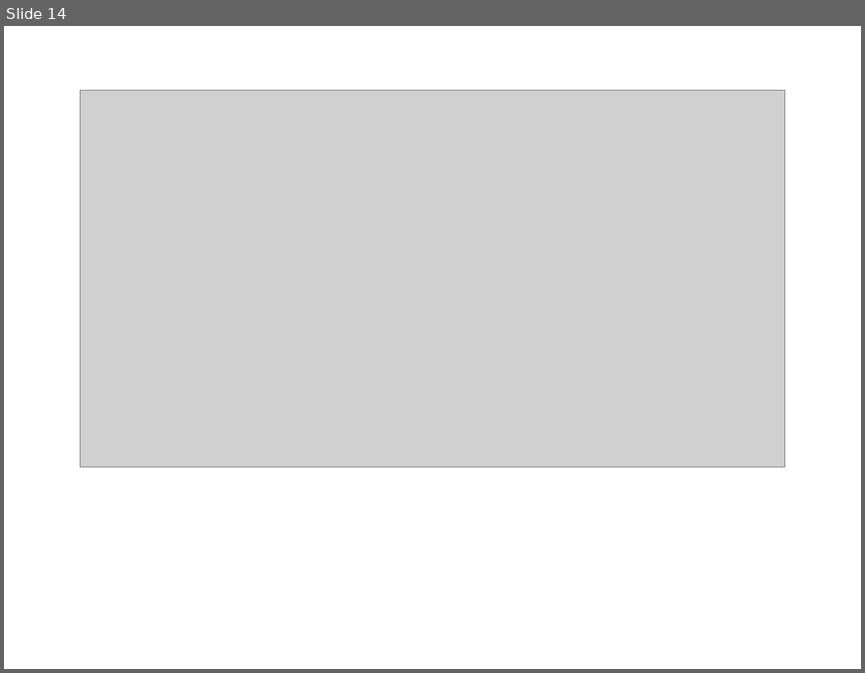
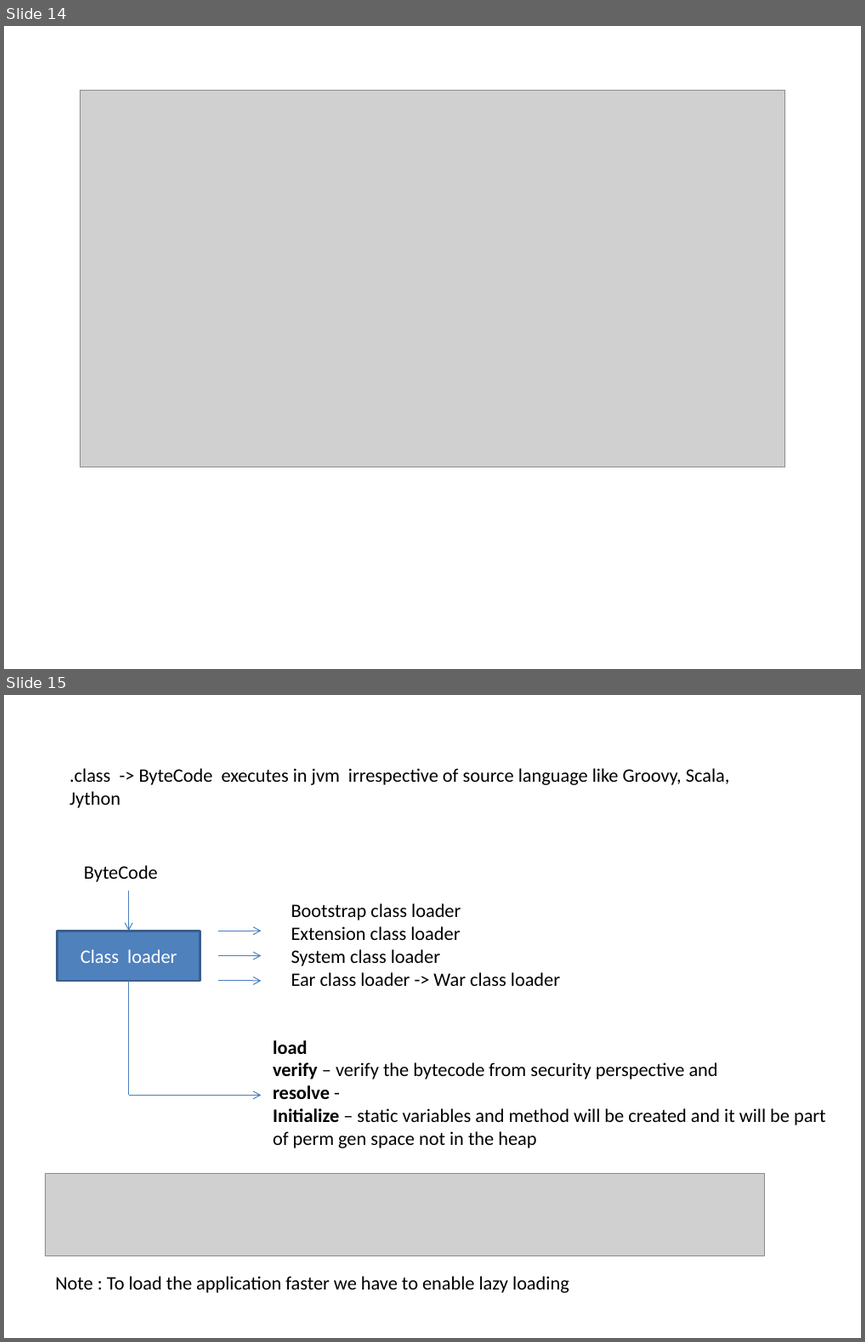
Before and after one commit to mdparthi/JavaPerformanceTuning, a slide deck: JPTInfo.pptx. Shown one above the other, each under a label of ours: slide 14 before the commit, slides 14 and 15 after it. The pictures are 865x673 and 865x1342 pixels, drawn with LibreOffice and Linux fonts; fonts in the diff are those of the drawing; grey boxes stand for pictures. Boxes give left, top, right and bottom in pixels: in the first picture for what was removed or moved away, otherwise in the second. Text is boxed around its words. In the diff, an @@ line names an element or a change of style, - is before the commit and + after.

```diff
--- a/JPTInfo.pptx
+++ b/JPTInfo.pptx
@@ slide 15 added at bbox=[4, 695, 861, 1338], background #FFFFFF @@
@@ text added at bbox=[69, 768, 730, 808], 16 pt, text #000000 @@
+.class -> ByteCode executes in jvm irrespective of source language like Groovy, Scala, Jython
@@ text added at bbox=[84, 865, 158, 882], 16 pt, text #000000 @@
+ByteCode
@@ arrow added from (129, 891) to (129, 930), #4B7EBC 0.75 pt @@
@@ text added at bbox=[291, 903, 560, 986], 16 pt, text #000000 @@
+Bootstrap class loader
+Extension class loader
+System class loader
+Ear class loader -> War class loader
@@ rectangle added at bbox=[57, 930, 200, 981], fill #4F81BD, outline #3A5F8C 2 pt, 16 pt, text #FFFFFF @@
+Class loader
@@ arrow added from (218, 930) to (261, 930), #4B7EBC 0.75 pt @@
@@ arrow added from (218, 955) to (261, 955), #4B7EBC 0.75 pt @@
@@ line added from (129, 981) to (129, 1095), #4B7EBC 0.75 pt @@
@@ arrow added from (218, 981) to (261, 981), #4B7EBC 0.75 pt @@
@@ text added at bbox=[273, 1040, 826, 1148], 16 pt, text #000000 @@
+load
+verify – verify the bytecode from security perspective and
+resolve -
+Initialize – static variables and method will be created and it will be part of perm gen space not in the heap
@@ arrow added from (129, 1095) to (261, 1095), #4B7EBC 0.75 pt @@
@@ picture added at bbox=[45, 1173, 764, 1255] @@
@@ text added at bbox=[55, 1276, 569, 1293], 16 pt, text #000000 @@
+Note : To load the application faster we have to enable lazy loading
```
Also in this commit, not shown: 2 other slides added, 1 other file.
